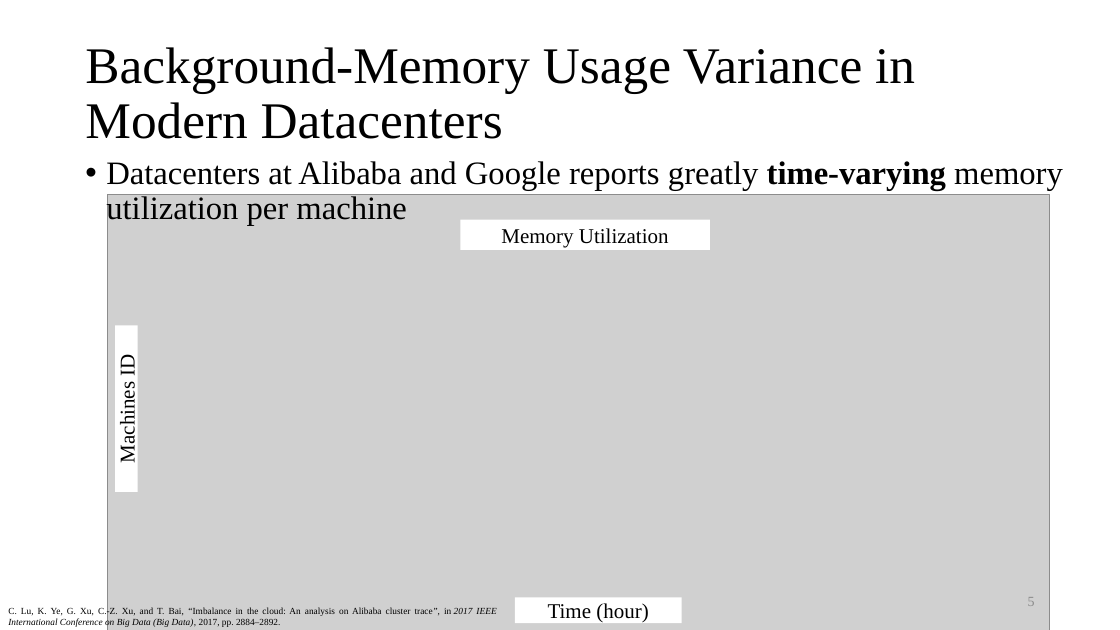
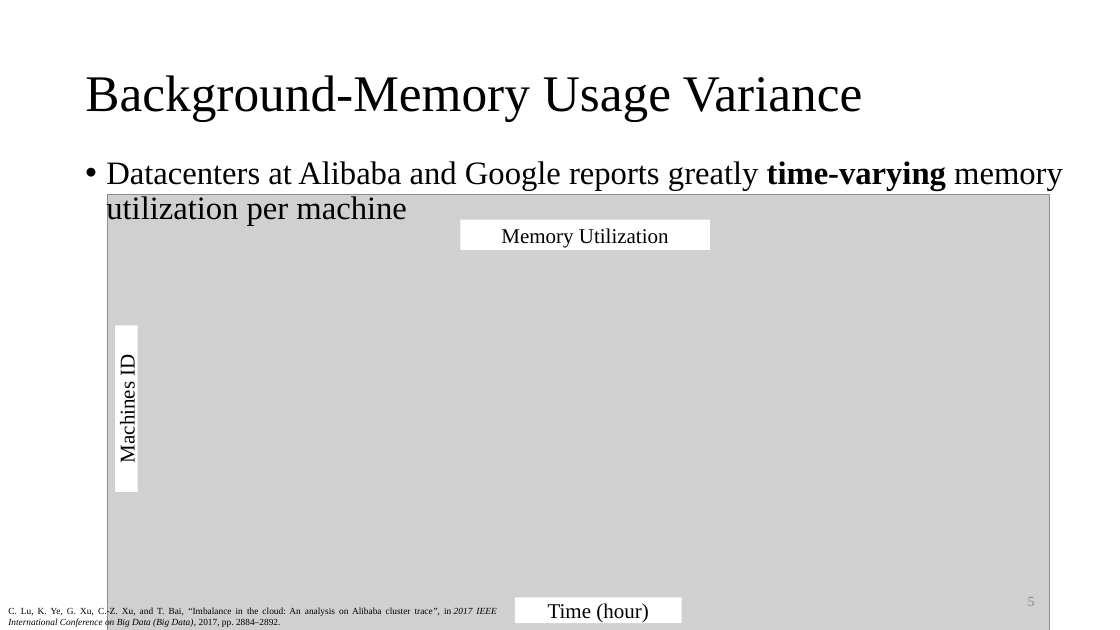
Before and after one commit to grb72t3yde/MemBo_Doc, a slide deck: slide 5 of 李昀澤-學位考試投影片.pptx. Drawn at 1120x630 pixels with LibreOffice and Linux fonts; fonts in the diff are those of the drawing; grey boxes stand for pictures. Boxes give left, top, right and bottom in pixels: in the first picture for what was removed or moved away, otherwise in the second. Text is boxed around its words. In the diff, an @@ line names an element or a change of style, - is before the commit and + after.

Commit message:
Add PPT slide Computing Resource Usage Variance

```diff
--- a/李昀澤-學位考試投影片.pptx
+++ b/李昀澤-學位考試投影片.pptx
@@ title at (85, 75, 862, 121): text changed @@
-Background-Memory Usage Variance in Modern Datacenters
+Background-Memory Usage Variance
```
Also in this commit, not shown: 1 other slide changed, 1 slide added, 2 other files.
